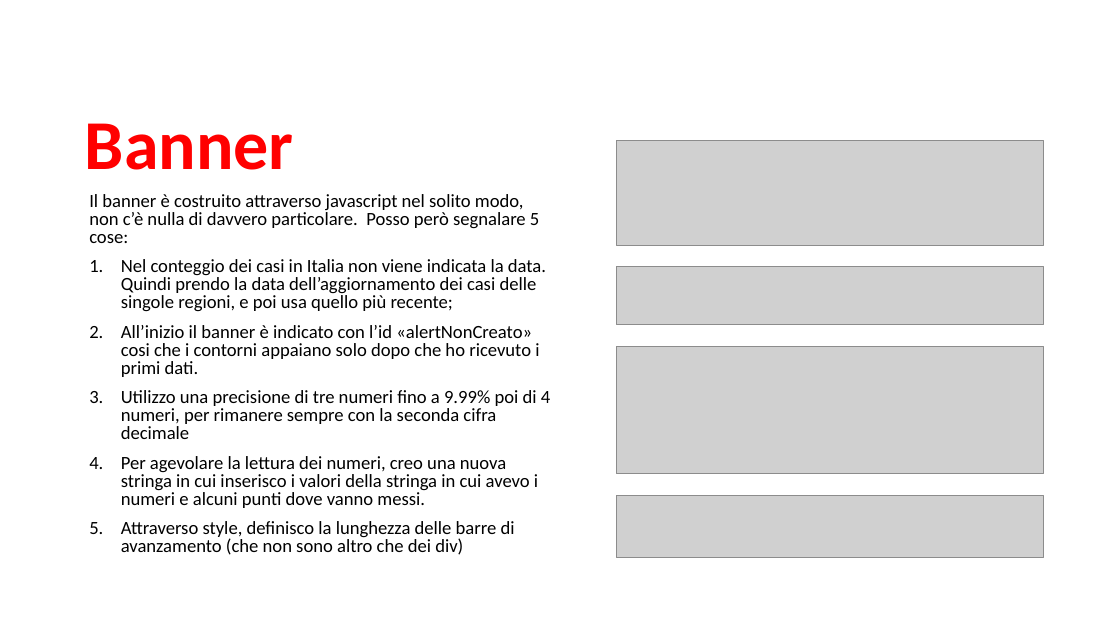
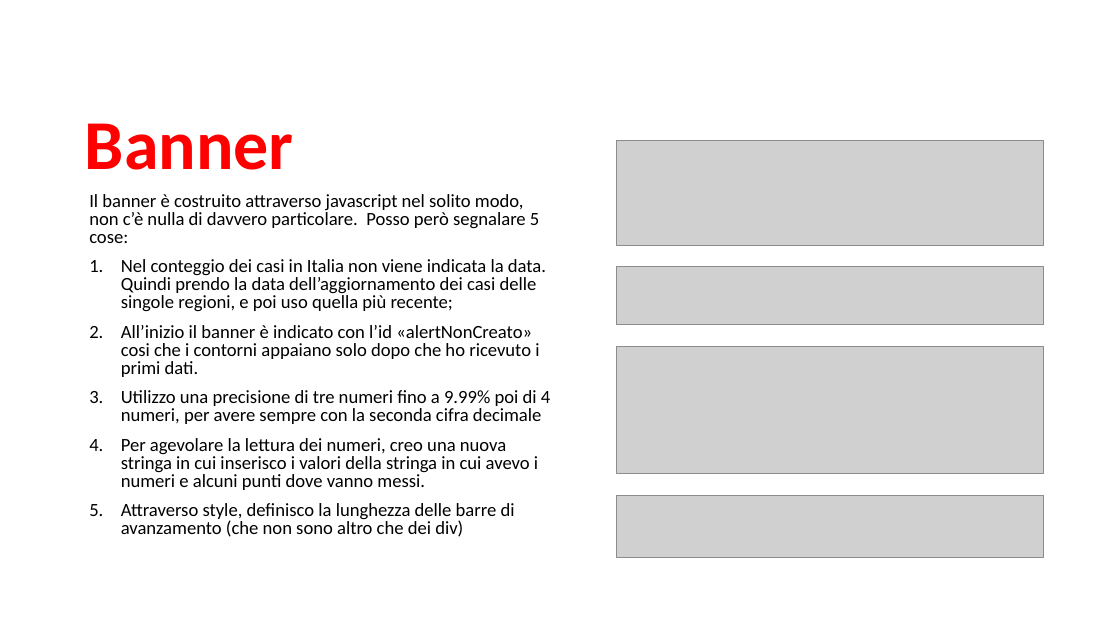
Before and after one commit to TheGarbage/mhw3, a slide deck: slide 3 of mwh3.pptx. Drawn at 1120x630 pixels with LibreOffice and Linux fonts; fonts in the diff are those of the drawing; grey boxes stand for pictures. Boxes give left, top, right and bottom in pixels: in the first picture for what was removed or moved away, otherwise in the second. Text is boxed around its words. In the diff, an @@ line names an element or a change of style, - is before the commit and + after.

```diff
--- a/mwh3.pptx
+++ b/mwh3.pptx
@@ text at box(121, 259, 546, 312): text changed @@
-1. Nel conteggio dei casi in Italia non viene indicata la data. Quindi prendo la data dell’aggiornamento dei casi delle singole regioni, e poi usa quello più recente;
+1. Nel conteggio dei casi in Italia non viene indicata la data. Quindi prendo la data dell’aggiornamento dei casi delle singole regioni, e poi uso quella più recente;
@@ text at box(121, 390, 550, 424): text changed @@
-3. Utilizzo una precisione di tre numeri fino a 9.99% poi di 4 numeri, per rimanere sempre con la seconda cifra decimale
+3. Utilizzo una precisione di tre numeri fino a 9.99% poi di 4 numeri, per avere sempre con la seconda cifra decimale
```
Also in this commit, not shown: 4 other slides changed.
